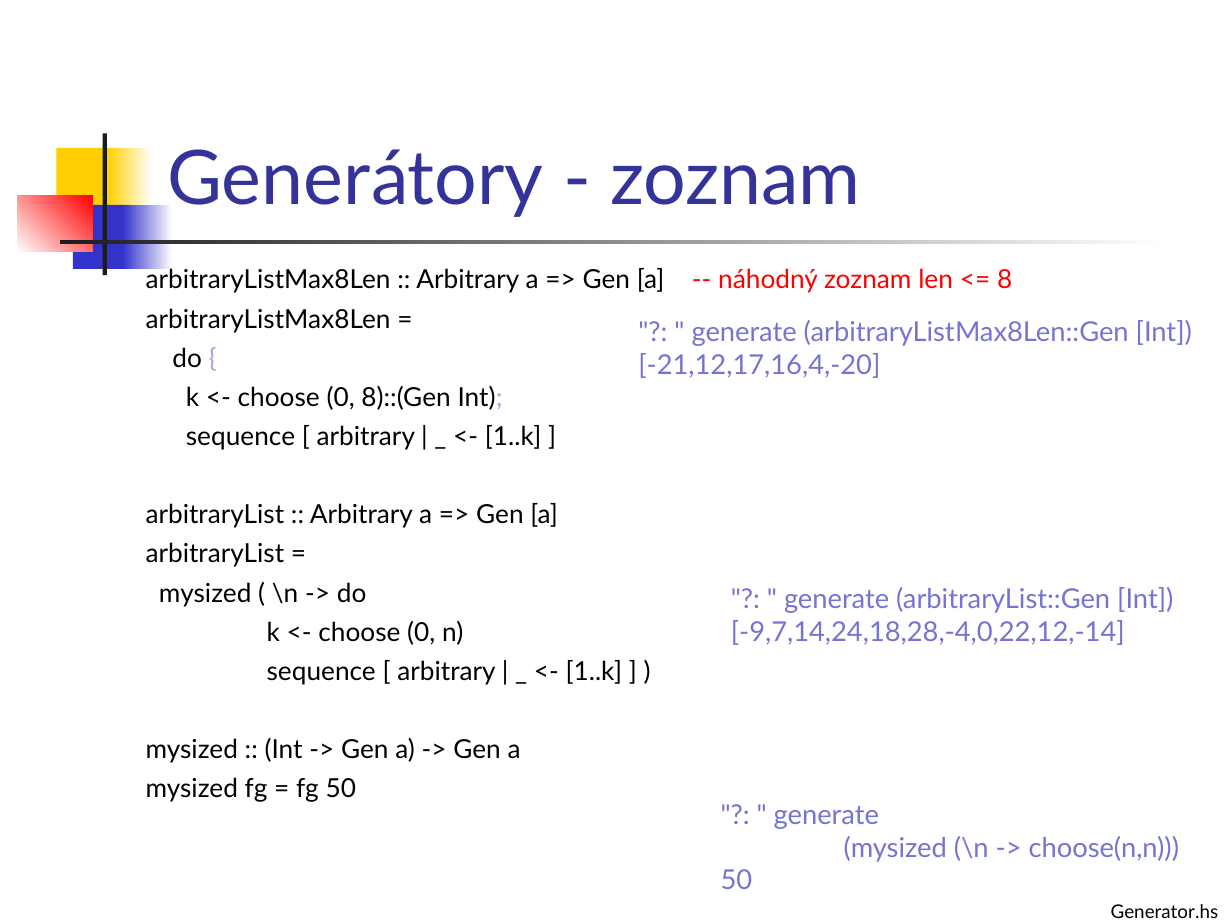
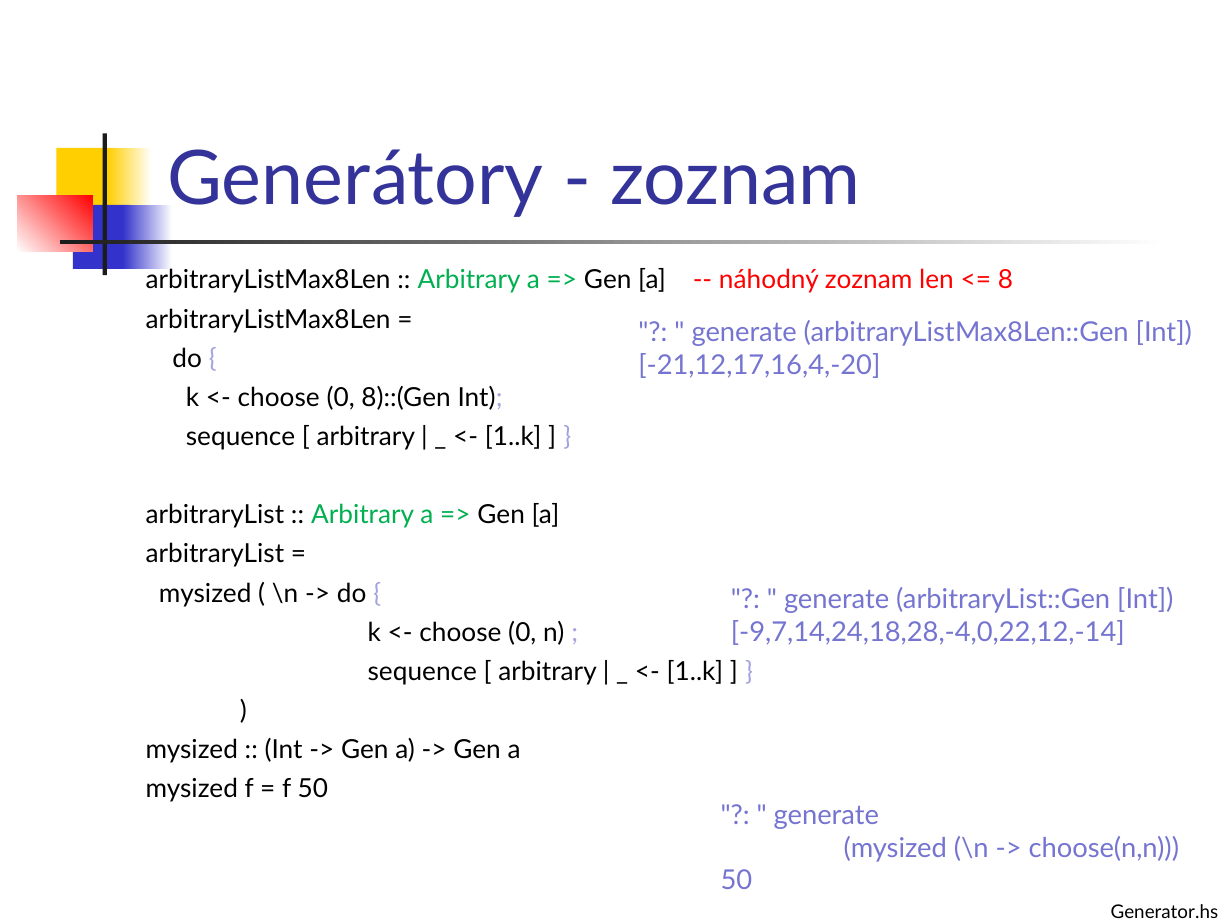
Before and after one commit to Funkcionalne/Prednasky, a slide deck: slide 29 of 02/02_fpro.ppt. Drawn at 1232x924 pixels with LibreOffice and Linux fonts; fonts in the diff are those of the drawing. Boxes give left, top, right and bottom in pixels: in the first picture for what was removed or moved away, otherwise in the second. Text is boxed around its words. In the diff, an @@ line names an element or a change of style, - is before the commit and + after.

```diff
--- a/02/02_fpro.ppt
+++ b/02/02_fpro.ppt
@@ text at bbox=[146, 266, 1013, 528]: text colour #000000 to #00B050 in "Arbitrary a =>", "Arbitrary a =>" @@
@@ text at bbox=[159, 582, 723, 684]: text changed @@
-mysized ( \n -> do
-k <- choose (0, n)
-sequence [ arbitrary | _ <- [1..k] ] )
+mysized ( \n -> do {
+k <- choose (0, n) ;
+sequence [ arbitrary | _ <- [1..k] ] }
+)
@@ text at bbox=[146, 777, 328, 802]: text changed @@
-mysized fg = fg 50
+mysized f = f 50
```
Also in this commit, not shown: 5 other slides changed, 1 slide added, 3 other files.
